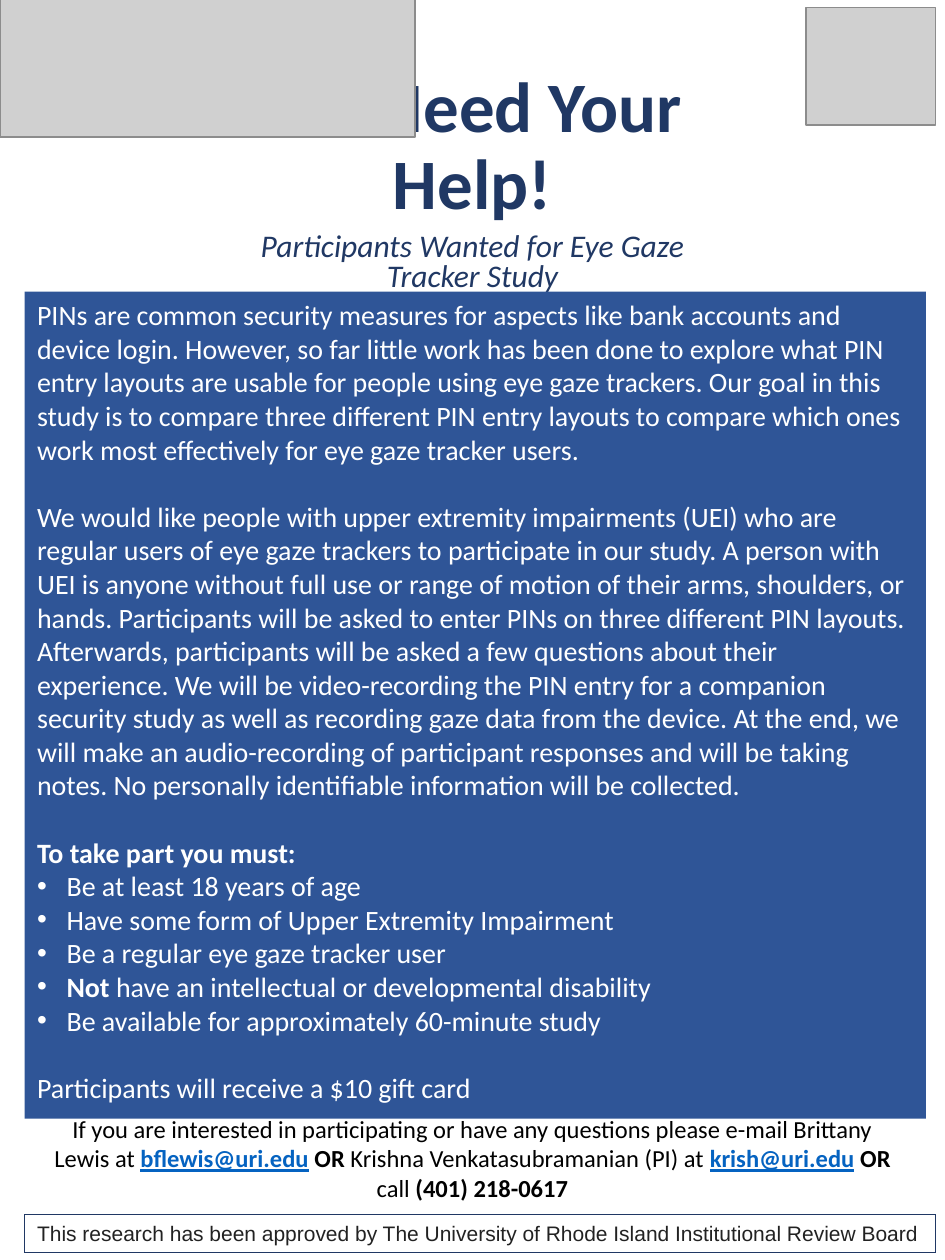
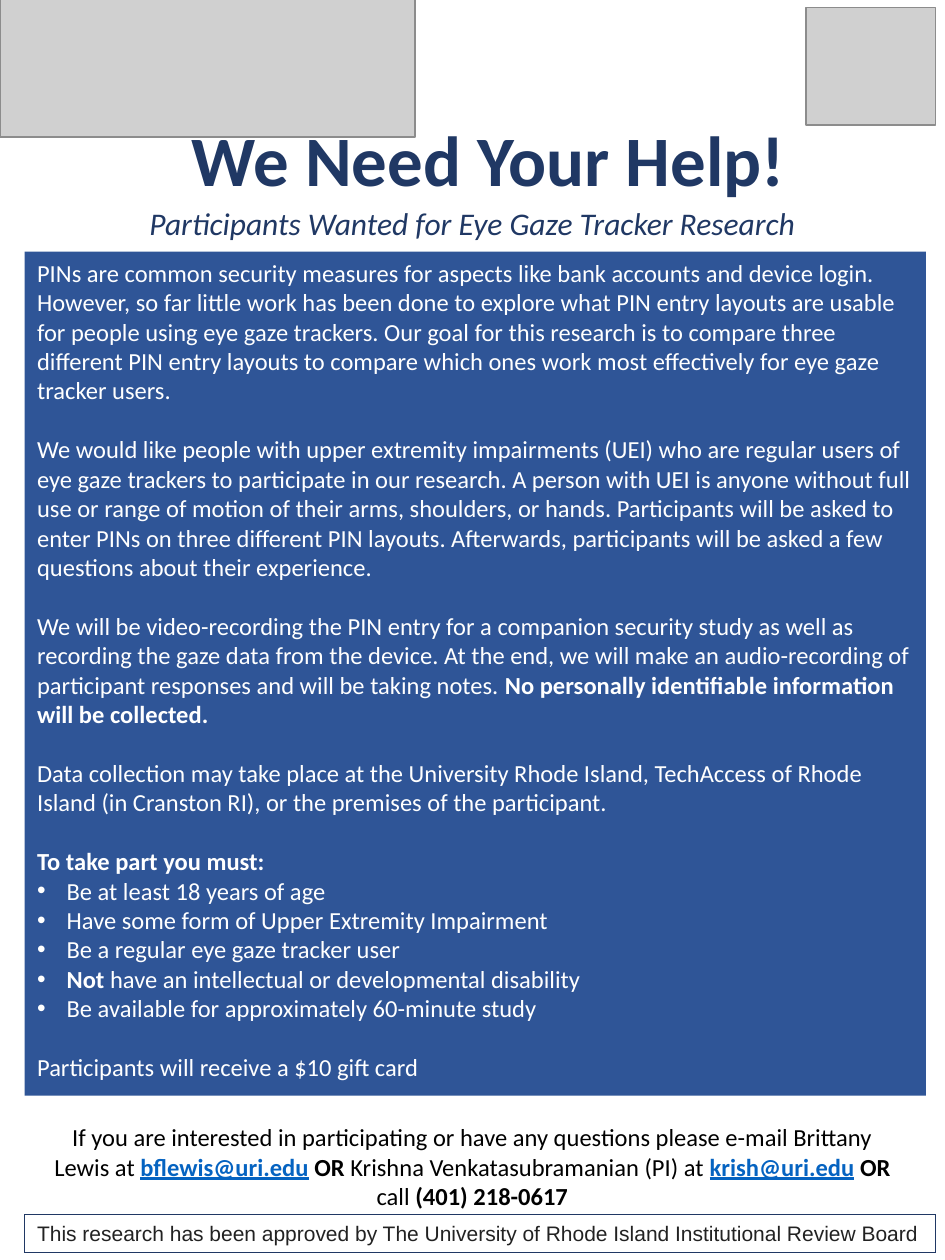
Before and after one commit to bgradel/EyegazeTrackerPINEntry, a slide deck: slide 1 of documents/Flyer.pptx. Drawn at 945x1260 pixels with LibreOffice and Linux fonts; fonts in the diff are those of the drawing; grey boxes stand for pictures. Boxes give left, top, right and bottom in pixels: in the first picture for what was removed or moved away, otherwise in the second. Text is boxed around its words. In the diff, an @@ line names an element or a change of style, - is before the commit and + after.

```diff
--- a/documents/Flyer.pptx
+++ b/documents/Flyer.pptx
@@ title "We Need Your Help!" rewrapped from [263, 74, 681, 220] to [192, 127, 785, 197] @@
@@ subtitle at [149, 213, 795, 240]: text changed @@
-Participants Wanted for Eye Gaze Tracker Study
+Participants Wanted for Eye Gaze Tracker Research
@@ rectangle "PINs are common security measures ...": place and size @@
-rectangle "PINs are common security measures ..." at [25, 291, 926, 1118]
+rectangle "PINs are common security measures ..." at [25, 252, 926, 1096]
@@ text in rectangle at [37, 265, 910, 815]: text changed; size 16 to 14 pt @@
-PINs are common security measures for aspects like bank accounts and device login. However, so far little work has been done to explore what PIN entry layouts are usable for people using eye gaze trackers. Our goal in this study is to compare three different PIN entry layouts to compare which ones work most effectively for eye gaze tracker users.
-We would like people with upper extremity impairments (UEI) who are regular users of eye gaze trackers to participate in our study. A person with UEI is anyone without full use or range of motion of their arms, shoulders, or hands. Participants will be asked to enter PINs on three different PIN layouts. Afterwards, participants will be asked a few questions about their experience. We will be video-recording the PIN entry for a companion security study as well as recording gaze data from the device. At the end, we will make an audio-recording of participant responses and will be taking notes. No personally identifiable information will be collected.
+PINs are common security measures for aspects like bank accounts and device login. However, so far little work has been done to explore what PIN entry layouts are usable for people using eye gaze trackers. Our goal for this research is to compare three different PIN entry layouts to compare which ones work most effectively for eye gaze tracker users.
+We would like people with upper extremity impairments (UEI) who are regular users of eye gaze trackers to participate in our research. A person with UEI is anyone without full use or range of motion of their arms, shoulders, or hands. Participants will be asked to enter PINs on three different PIN layouts. Afterwards, participants will be asked a few questions about their experience.
+We will be video-recording the PIN entry for a companion security study as well as recording the gaze data from the device. At the end, we will make an audio-recording of participant responses and will be taking notes. No personally identifiable information will be collected.
+Data collection may take place at the University Rhode Island, TechAccess of Rhode Island (in Cranston RI), or the premises of the participant.
@@ text in rectangle at [37, 852, 580, 1081]: size 16 to 14 pt in "To take part you must:", "Be at least 18 years of age", "Have some form of Upper Extremity Impairment", "Be a regular eye gaze tracker user" and 3 more places @@
@@ text "If you are interested in ...": place and size @@
-text "If you are interested in ..." at [54, 1118, 890, 1201]
+text "If you are interested in ..." at [54, 1129, 890, 1209]
```
Also in this commit, not shown: 3 other files.
